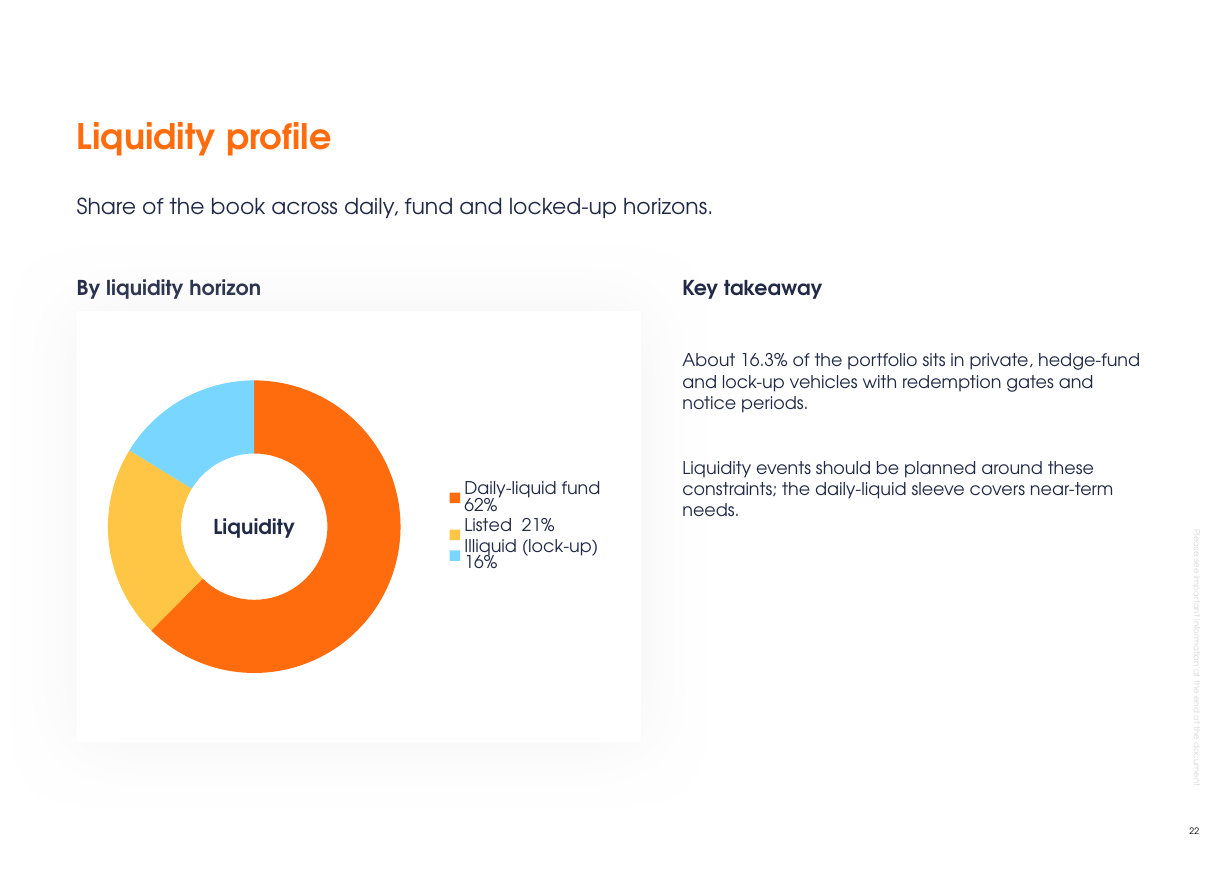
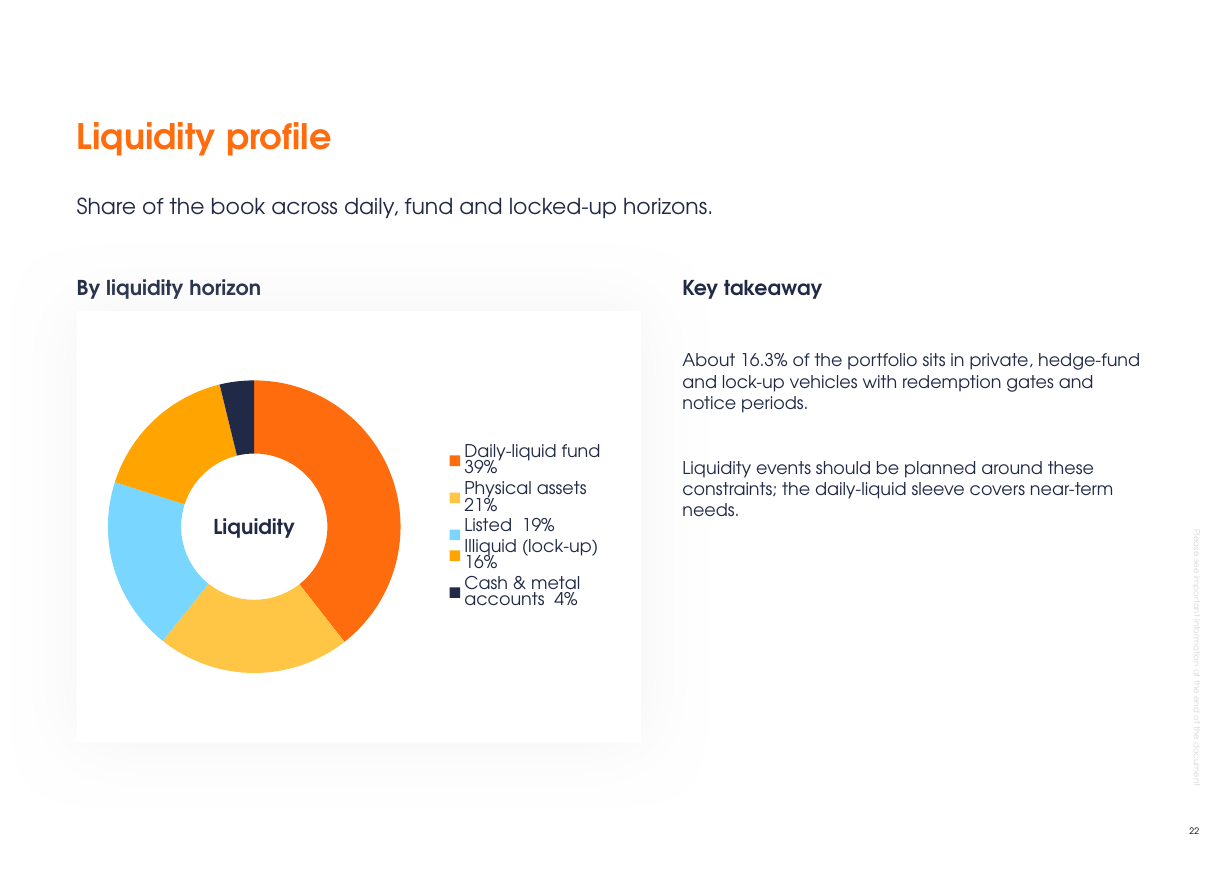
Before and after one commit to jb-db05/Investment_Proposal, a slide deck: slide 22 of investment-proposal-builder/work/example_output_deck.pptx. Drawn at 1232x871 pixels with LibreOffice and Linux fonts; fonts in the diff are those of the drawing; background and template pictures are left out. Boxes give left, top, right and bottom in pixels: in the first picture for what was removed or moved away, otherwise in the second. Text is boxed around its words. In the diff, an @@ line names an element or a change of style, - is before the commit and + after.

```diff
--- a/investment-proposal-builder/work/example_output_deck.pptx
+++ b/investment-proposal-builder/work/example_output_deck.pptx
@@ doughnut chart at [98,332,621,722] @@
-categories: Daily-liquid fund  62%, Listed  21%, Illiquid (lock-up)  16%
+categories: Daily-liquid fund  39%, Physical assets  21%, Listed  19%, Illiquid (lock-up)  16%, Cash & metal accounts  4%
-Series 1: 62, 21, 16
+Series 1: 39, 21, 19, 16, 4
```
Also in this commit, not shown: 3 other slides changed, 6 other files.
